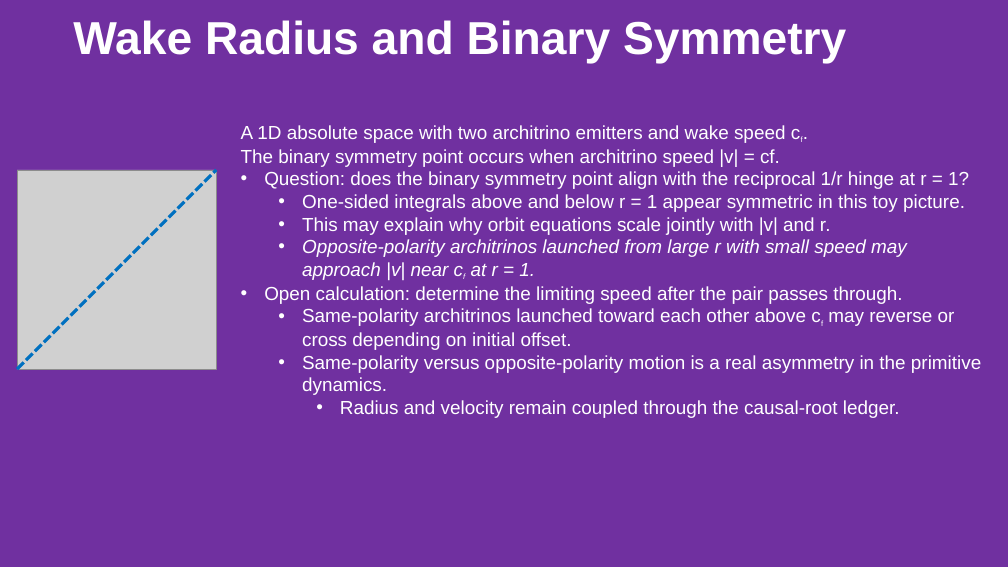
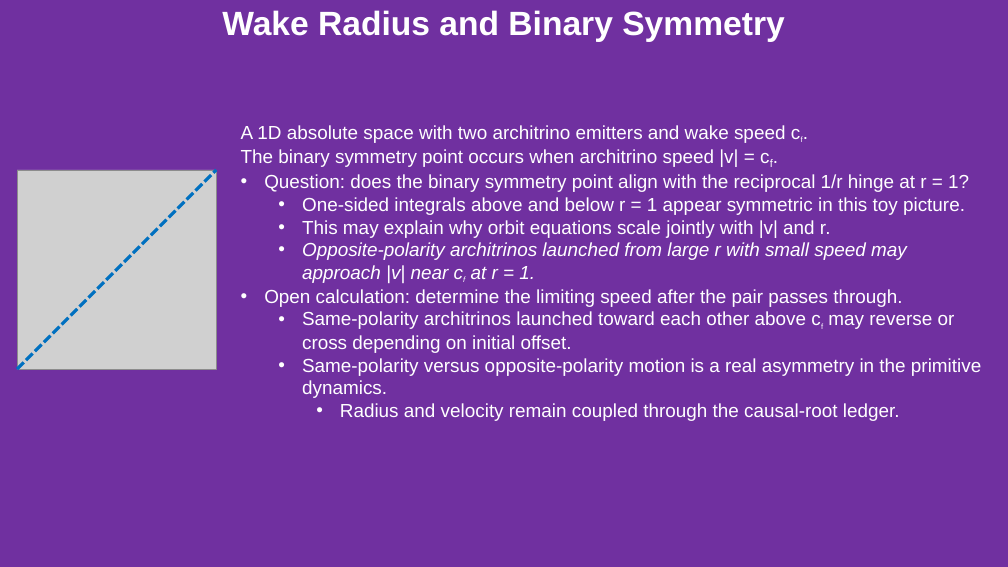
Before and after one commit to jmarkmorris/architrino, a slide deck: slide 12 of reference/archie/presentations/NPQG Fundamentals - Paths.pptx. Drawn at 1008x567 pixels with LibreOffice and Linux fonts; fonts in the diff are those of the drawing; grey boxes stand for pictures. Boxes give left, top, right and bottom in pixels: in the first picture for what was removed or moved away, otherwise in the second. Text is boxed around its words. In the diff, an @@ line names an element or a change of style, - is before the commit and + after.

```diff
--- a/reference/archie/presentations/NPQG Fundamentals - Paths.pptx
+++ b/reference/archie/presentations/NPQG Fundamentals - Paths.pptx
@@ text "Wake Radius and Binary Symmetry": place and size @@
-text "Wake Radius and Binary Symmetry" at (73, 20, 846, 64)
+text "Wake Radius and Binary Symmetry" at (222, 10, 784, 42)
@@ text "Wake Radius and Binary Symmetry" at (222, 10, 784, 42): size 44 to 32 pt; alignment left to centre @@
@@ text at (241, 149, 738, 167): now subscript in "cf." @@
```
Also in this commit, not shown: 12 other slides changed, 3 slides removed, 27 other files.
